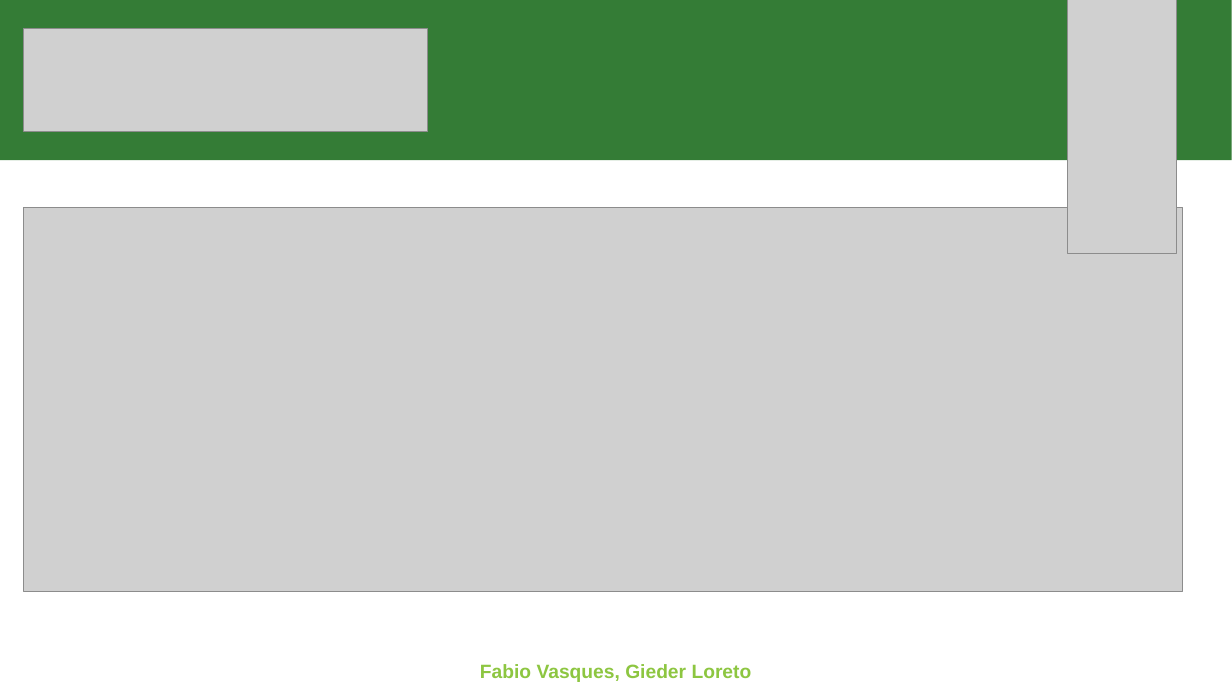
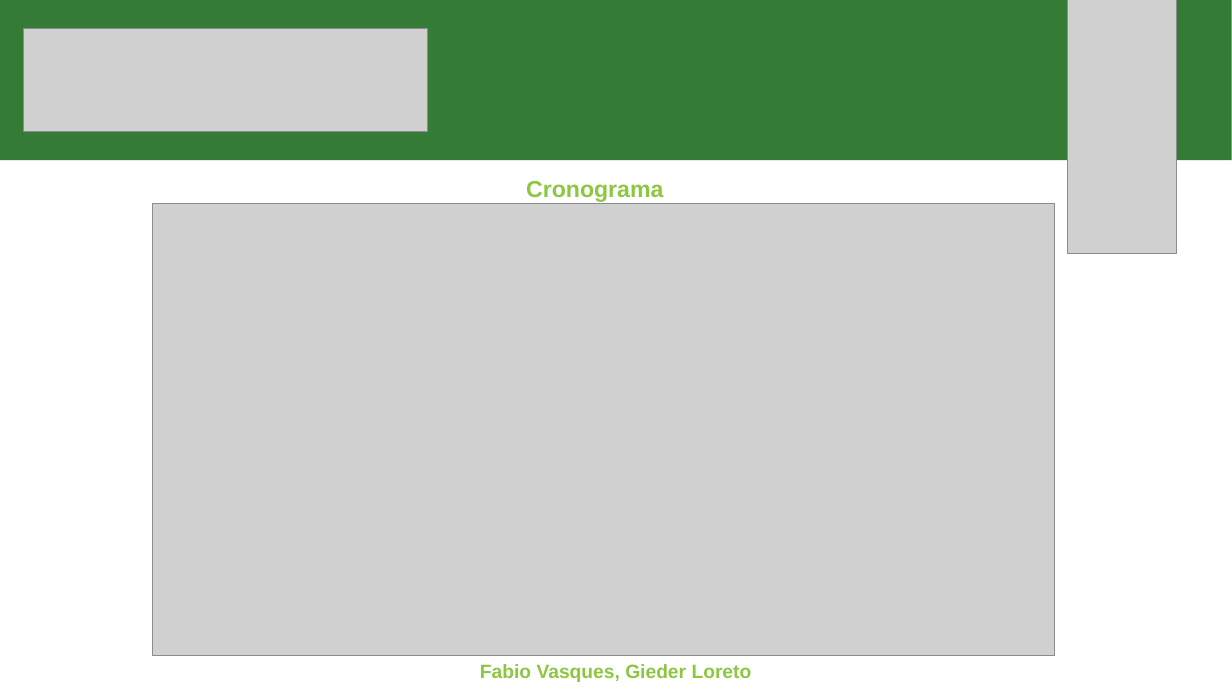
Before and after one commit to fabioportovasques/projeto-sus, a slide deck: slide 2 of terceira entrega/terceira entrega.pptx. Drawn at 1232x693 pixels with LibreOffice and Linux fonts; fonts in the diff are those of the drawing; grey boxes stand for pictures. Boxes give left, top, right and bottom in pixels: in the first picture for what was removed or moved away, otherwise in the second. Text is boxed around its words. In the diff, an @@ line names an element or a change of style, - is before the commit and + after.

```diff
--- a/terceira entrega/terceira entrega.pptx
+++ b/terceira entrega/terceira entrega.pptx
@@ picture: place and size @@
-picture at <box>24,207,1183,592</box>
+picture at <box>152,203,1055,655</box>
@@ text added at <box>526,181,663,202</box>, 18 pt, text #8DC641, bold @@
+Cronograma
```
Also in this commit, not shown: 5 other slides changed, 2 other files.
